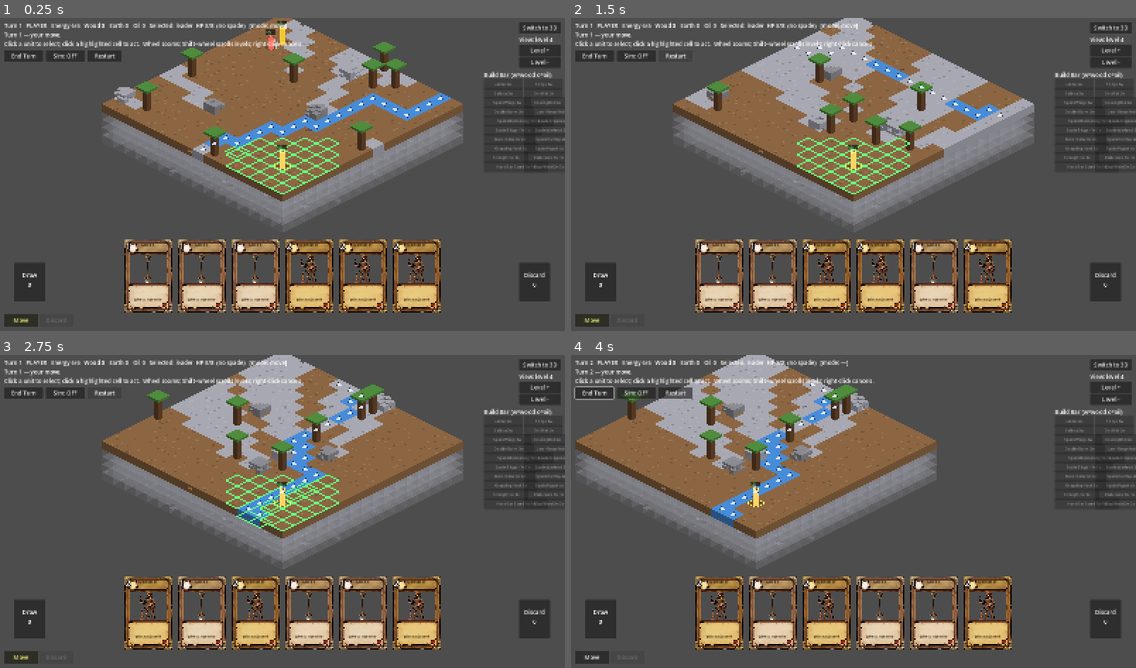
Above: before the commit, frames 1-4 (two rows, left to right).
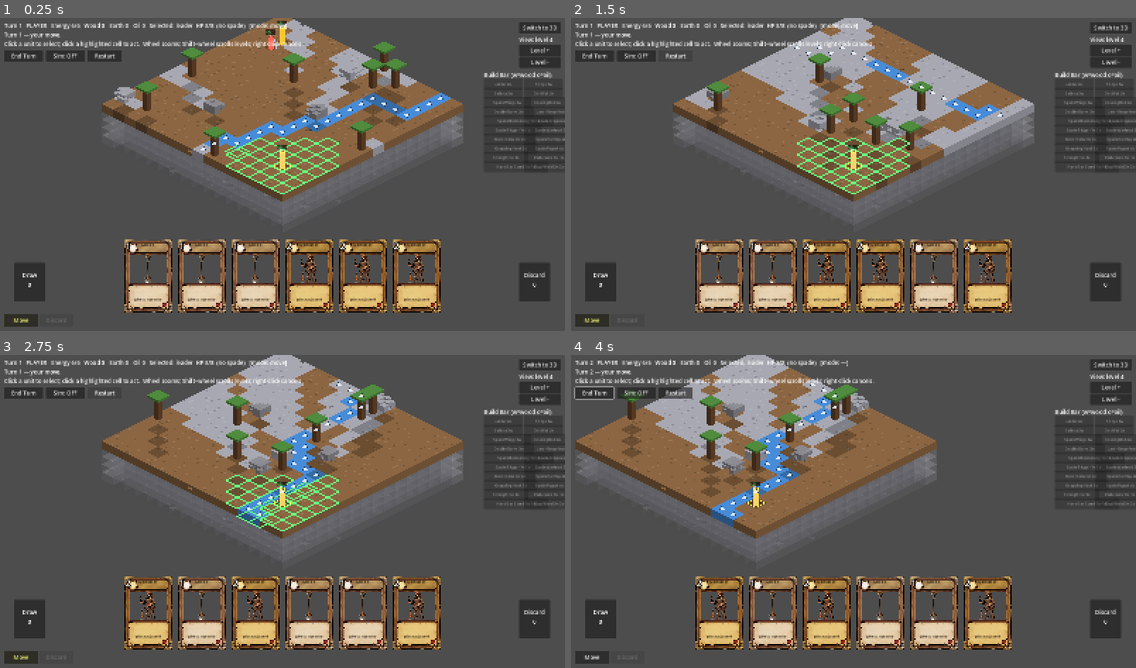
Above: after the commit, the same moments.

Repository: lgtmann/ASAS
Game: Godot game, scene res://scenes/main.tscn
Same seed, same stepped clock (60 frames per second), same inputs: the game is played once before the commit and once after it.
Inputs (mouse positions are in pixels of both pictures, inside the frame that each line leads up to):
- Up to frame 1 (0.25 s): no input
- Up to frame 2 (1.5 s): click "Restart" at 0.5 s; click "Restart" at 1.25 s
- Up to frame 3 (2.75 s): click "Restart" at 2 s
- Up to frame 4 (4 s): click "End Turn" at 2.75 s; tap A at 3.5 s; move the mouse to (977, 498) at 3.52 s; hold D from 3.53 s (still down); click (977, 498) at 3.67 s

The runs differ from the first frame. In frame 1, 4.8% of the frame differs, in the area x 20-79%, y 18-66%; in frame 2, 4.8%; in frame 3, 5.0%; in frame 4, 5.1%, in the area x 4-62%, y 17-66%.

Commit message:
Dig any of 26 adjacent cells (descend only straight down); voxel sun shadows

Diff:
--- a/scripts/game_state.gd
+++ b/scripts/game_state.gd
@@ -882,19 +882,26 @@
 	return out
 
 func dig_targets(u) -> Array:
-	# Dig works on dirt-like solids (EARTH/GOLD/CRYSTAL/RELIC/OIL). Trees and
-	# boulders are obstacles — chop those with Swing, not Dig (no dirt to move).
+	# Dig works on dirt-like solids (EARTH/GOLD/CRYSTAL/RELIC/OIL) anywhere in
+	# the full 26-cell adjacent neighbourhood — so you can excavate diagonals
+	# and below-diagonals without tunnelling straight down under your own feet.
+	# Only digging the cell DIRECTLY below still descends you (tunneling).
+	# Trees and boulders are obstacles — chop those with Swing, not Dig.
 	if u == null or u.spade == null or u.acted:
 		return []
 	var out := []
-	for d in CARDINAL_6:
-		var p: Vector3i = u.grid + d
-		if not world.is_solid(p):
-			continue
-		var m: int = world.material_at(p)
-		if m == VoxelWorld.Mat.TREE or m == VoxelWorld.Mat.STONE:
-			continue
-		out.append(p)
+	for dx in range(-1, 2):
+		for dy in range(-1, 2):
+			for dz in range(-1, 2):
+				if dx == 0 and dy == 0 and dz == 0:
+					continue
+				var p: Vector3i = u.grid + Vector3i(dx, dy, dz)
+				if not world.is_solid(p):
+					continue
+				var m: int = world.material_at(p)
+				if m == VoxelWorld.Mat.TREE or m == VoxelWorld.Mat.STONE:
+					continue
+				out.append(p)
 	return out
 
 # Cells the selected unit can harvest with a single click (no mode button):
--- a/scripts/iso_view.gd
+++ b/scripts/iso_view.gd
@@ -94,6 +94,20 @@
 const FOG_COLOR := Color(0.66, 0.66, 0.70)   # unseen cube color
 const WIRE_ALPHA := 0.55                # outline strength for above-focal cubes
 const WIRE_WIDTH := 1.4                 # outline thickness for wireframe cubes
+
+# --- Lighting ----------------------------------------------------------------
+# Cheap voxel sun: rays come from up-back-left, so a cell is in shadow when any
+# solid cell sits along the ray above it. Shadowed cells render darker. Costs a
+# few dictionary lookups per cell, only on (cached) terrain redraws.
+const SHADOW_RAY := Vector3i(-1, 1, -1)
+const SHADOW_REACH := 4               # how many cells of height cast shadow
+const SHADOW_DARKEN := 0.24
+
+func _is_shadowed(c: Vector3i) -> bool:
+	for k in range(1, SHADOW_REACH):
+		if world.cells.has(c + SHADOW_RAY * k):
+			return true
+	return false
 
 # --- Sub-cube rendering ------------------------------------------------------
 # Each logical cell renders as a 3x3x4 grid of 36 sub-cubes. Game logic stays
@@ -368,19 +382,20 @@
 	# through to the sub-cube path for their richer geometry.
 	var shake := Vector2(0, _quake_offset(c))
 	var pattern: int = _cell_pattern(c, mat)
+	var shadowed: bool = _is_shadowed(c)
 	if pattern == FULL_PATTERN and mat != VoxelWorld.Mat.TREE:
-		_draw_big_cube(c, mat, seen_it, alpha, shake)
+		_draw_big_cube(c, mat, seen_it, alpha, shake, shadowed)
 		return
 	for sub: Vector3i in _sub_draw_order:
 		if not _sub_filled(pattern, sub.x, sub.y, sub.z):
 			continue
-		_draw_sub_cube(c, sub.x, sub.y, sub.z, alpha, pattern, mat, seen_it, shake)
+		_draw_sub_cube(c, sub.x, sub.y, sub.z, alpha, pattern, mat, seen_it, shake, shadowed)
 
 # Fast path for uniform full cells — one cube, three polygons. Visually
 # identical to the sub-cube path when the pattern is fully filled and the
 # material has a single colour, since face culling within the sub-cube path
 # would have produced the same outer surface anyway.
-func _draw_big_cube(c: Vector3i, mat: int, seen: bool, alpha: float, shake: Vector2) -> void:
+func _draw_big_cube(c: Vector3i, mat: int, seen: bool, alpha: float, shake: Vector2, shadowed: bool = false) -> void:
 	var p010 := iso(c + Vector3i(0, 1, 0)) + shake
 	var p110 := iso(c + Vector3i(1, 1, 0)) + shake
 	var p111 := iso(c + Vector3i(1, 1, 1)) + shake
@@ -390,6 +405,8 @@
 	var p001 := iso(c + Vector3i(0, 0, 1)) + shake
 	var base_col: Color = (FOG_COLOR if not seen
 			else _mat_colors.get(mat, Color(0.5, 0.5, 0.5)))
+	if shadowed:
+		base_col = base_col.darkened(SHADOW_DARKEN)
 	var top_col := base_col
 	top_col.a = alpha
 	var right_col := top_col.darkened(0.22)
@@ -516,7 +533,7 @@
 	return _mat_colors.get(mat, Color(0.5, 0.5, 0.5))
 
 func _draw_sub_cube(c: Vector3i, sx: int, sy: int, sz: int, alpha: float,
-		pattern: int, mat: int, seen: bool, shake: Vector2) -> void:
+		pattern: int, mat: int, seen: bool, shake: Vector2, shadowed: bool = false) -> void:
 	var p010 := _sub_iso(c, sx, sy, sz, 0, 1, 0) + shake
 	var p110 := _sub_iso(c, sx, sy, sz, 1, 1, 0) + shake
 	var p111 := _sub_iso(c, sx, sy, sz, 1, 1, 1) + shake
@@ -525,6 +542,8 @@
 	var p101 := _sub_iso(c, sx, sy, sz, 1, 0, 1) + shake
 	var p001 := _sub_iso(c, sx, sy, sz, 0, 0, 1) + shake
 	var base_col: Color = _sub_base_color(c, mat, sx, sy, sz, seen)
+	if shadowed:
+		base_col = base_col.darkened(SHADOW_DARKEN)
 	var top_col := base_col
 	top_col.a = alpha
 	var right_col := top_col.darkened(0.22)
